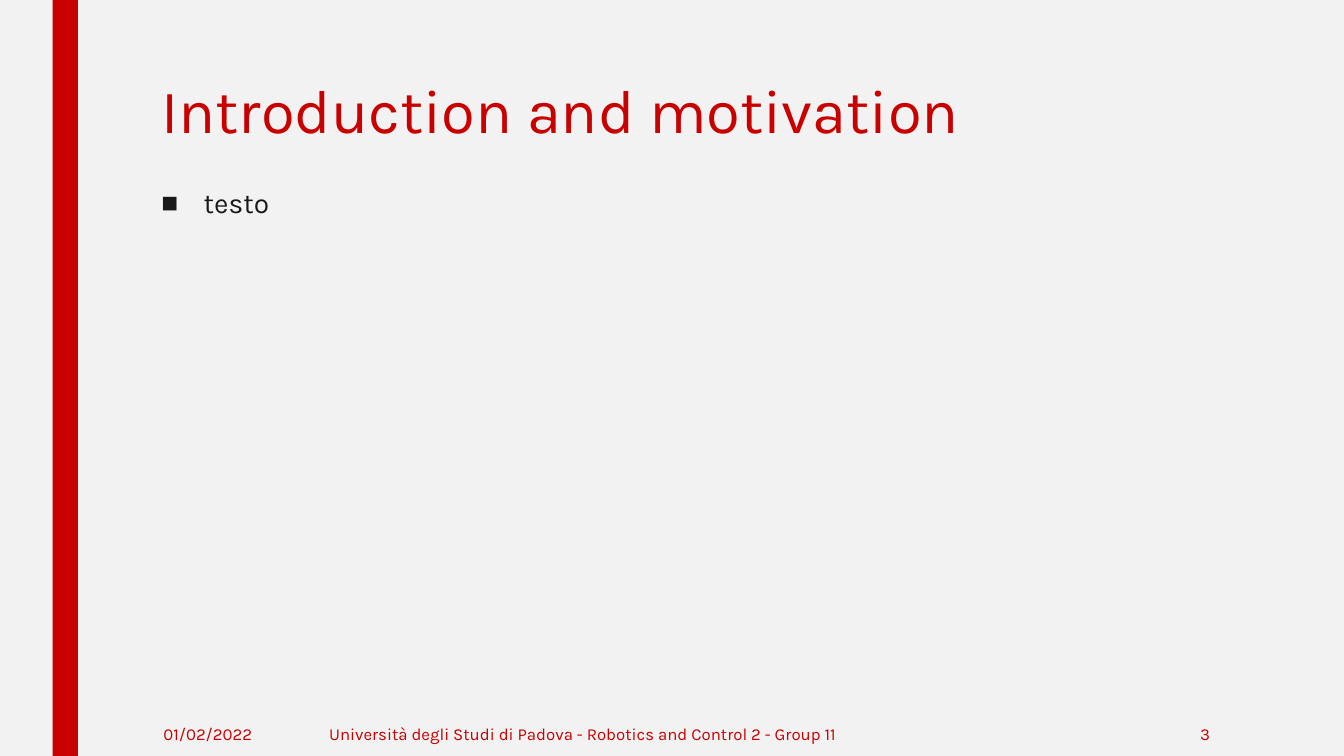
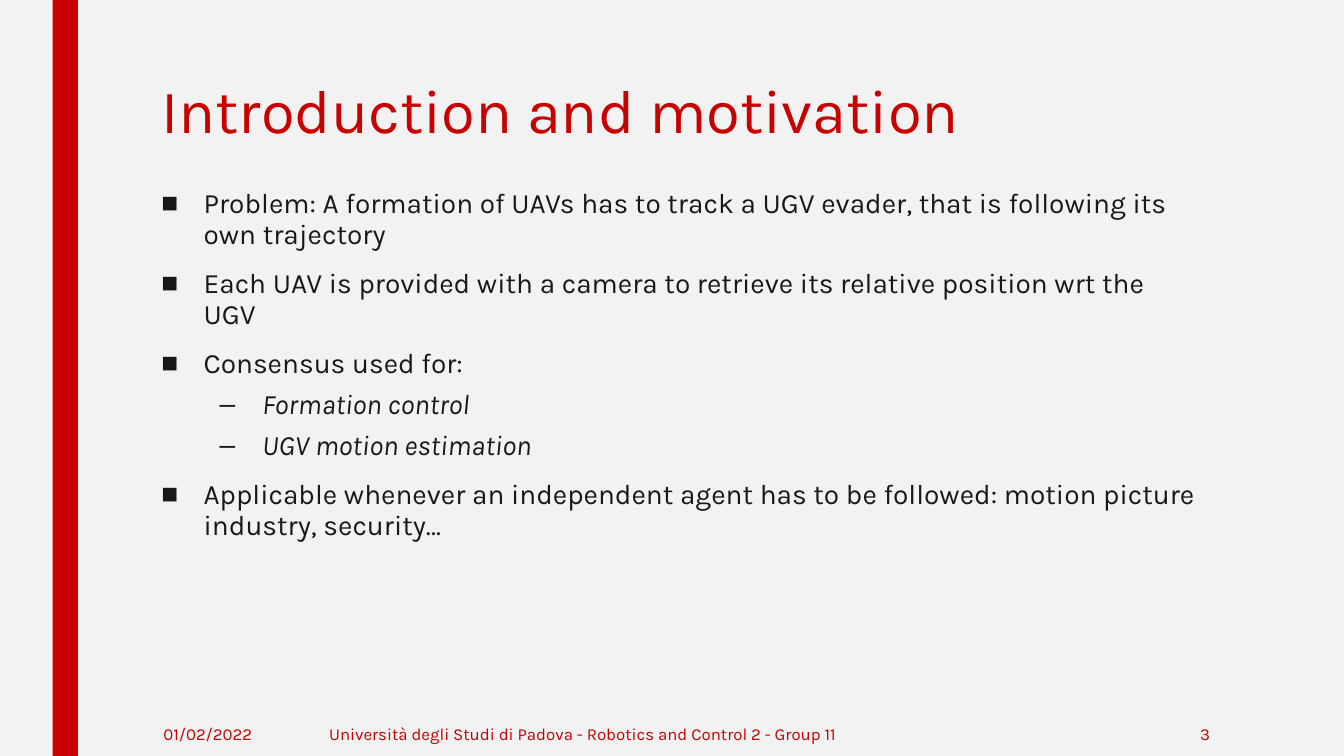
Before and after one commit to edopast/ROBOTICS_2_project, a slide deck: slide 3 of Presentation.pptx. Drawn at 1344x756 pixels with LibreOffice and Linux fonts; fonts in the diff are those of the drawing. Boxes give left, top, right and bottom in pixels: in the first picture for what was removed or moved away, otherwise in the second. Text is boxed around its words. In the diff, an @@ line names an element or a change of style, - is before the commit and + after.

Commit message:
updated presentation

```diff
--- a/Presentation.pptx
+++ b/Presentation.pptx
@@ text at (x1=204, y1=193, x2=1194, y2=542): text changed @@
-■ testo
+■ Problem: A formation of UAVs has to track a UGV evader, that is following its own trajectory
+■ Each UAV is provided with a camera to retrieve its relative position wrt the UGV
+■ Consensus used for:
+  – Formation control
+  – UGV motion estimation
+■ Applicable whenever an independent agent has to be followed: motion picture industry, security…
```
Also in this commit, not shown: 1 other slide changed, 2 slides added.
